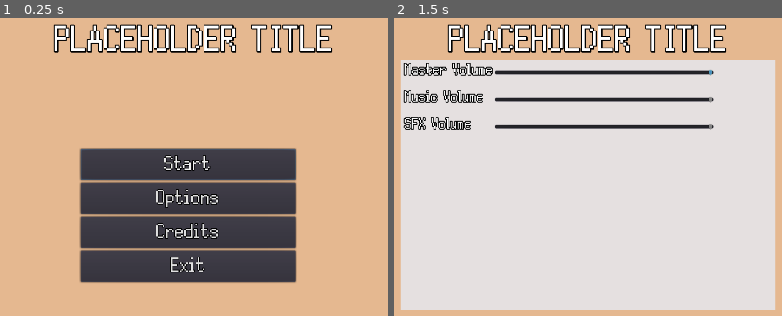
Above: before the commit, frames 1-2 (left to right).
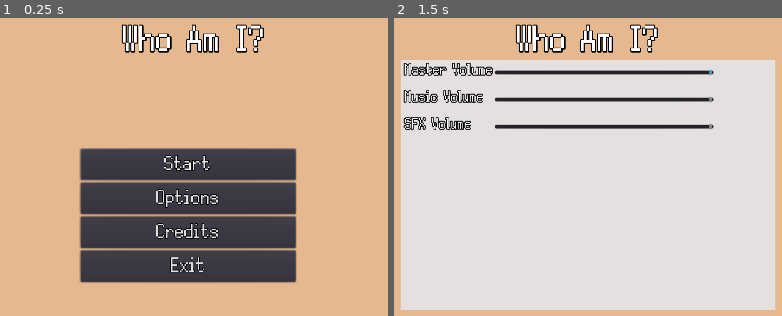
Above: after the commit, the same moments.

Repository: Bmoel/GMTK-2023
Game: Godot game, scene res://Scenes/MainMenu/main_menu.tscn
The game is run twice, just before and just after one commit, with the same random seed, the same clock (stepped at 60 frames per second) and the same inputs.
Inputs:
- Up to frame 1 (0.25 s): no input
- Up to frame 2 (1.5 s): click "Options" at 0.5 s; click "Credits" at 1.25 s

The runs differ from the first frame. In frame 1, 4.2% of the frame differs, in the area x 13-86%, y 2-12%; in frame 2, 4.2%.

Commit message:
audio jungle

Diff:
--- a/game/Scenes/Executive/Executive.gd
+++ b/game/Scenes/Executive/Executive.gd
@@ -5,18 +5,28 @@
 var _characters = []
 var _currentCharID:int
 var _pendingDialogueKey:String
+var fade_in = true
 onready var decisionButtons = $ButtonLayer/DecisionButtons
 onready var blink = $Blink/AnimationPlayer
 onready var canvasVis = $Blink
+onready var bg_music = $bg
+
 
 # Called when the node enters the scene tree for the first time.
 func _ready():
 	# warning-ignore:return_value_discarded
 	decisionButtons.connect("recenter_buttons", self, "_recenter_buttons")
+	init_bg()
+	init_button()
 	initializeCharacters()
 	playBlink()
 	playGame()
 
+func _process(delta):
+	if fade_in:
+		bg_music.volume_db += 30*delta
+		if bg_music.volume_db >= -10:
+			fade_in = false
 """
 /*
 * @pre Called once to initialize Character objects
@@ -173,3 +183,36 @@
 	blink.play("Blink")
 	yield(blink, "animation_finished")
 	canvasVis.visible = false
+"""
+/*
+* @pre Called during ready function
+* @post BG playing
+* @param None
+* @return None
+* Initializes the background music
+*/
+"""
+func init_bg():
+	bg_music.volume_db = -60
+	bg_music.play()
+
+"""
+/*
+* @pre Called during ready function
+* @post buttons added to group "my_buttons"
+* @param None
+* @return None
+* Initializes the background music
+*/
+"""
+func init_button():
+	for button in get_tree().get_nodes_in_group("my_buttons"):
+		button.connect("mouse_entered", self, "_mouse_button_entered")
+		button.connect("focus_entered", self, "_mouse_button_entered")
+		button.connect("button_down", self, "_button_down")
+
+
+func _mouse_button_entered():
+	$click.play()
+func _button_down():
+	$button_down.play()
--- a/game/Scenes/Executive/Executive.tscn
+++ b/game/Scenes/Executive/Executive.tscn
@@ -1,10 +1,13 @@
-[gd_scene load_steps=22 format=2]
+[gd_scene load_steps=25 format=2]
 
 [ext_resource path="res://Scenes/Executive/Executive.gd" type="Script" id=1]
 [ext_resource path="res://Scenes/Executive/DecisionButtons.gd" type="Script" id=2]
 [ext_resource path="res://Assets/Font/Silver.ttf" type="DynamicFontData" id=3]
 [ext_resource path="res://Scenes/textBox/textBox.tscn" type="PackedScene" id=4]
 [ext_resource path="res://Assets/ButtonStyle.tres" type="DynamicFont" id=5]
+[ext_resource path="res://Assets/sfx/spacebg.wav" type="AudioStream" id=6]
+[ext_resource path="res://Assets/sfx/myTongue.wav" type="AudioStream" id=7]
+[ext_resource path="res://Assets/sfx/click.wav" type="AudioStream" id=8]
 
 [sub_resource type="Environment" id=13]
 background_mode = 4
@@ -235,7 +238,7 @@
 custom_constants/separation = 40
 script = ExtResource( 2 )
 
-[node name="b1" type="Button" parent="ButtonLayer/DecisionButtons"]
+[node name="b1" type="Button" parent="ButtonLayer/DecisionButtons" groups=["my_buttons"]]
 margin_right = 400.0
 margin_bottom = 95.0
 grow_horizontal = 2
@@ -248,7 +251,7 @@
 custom_styles/normal = SubResource( 5 )
 text = "Option 1"
 
-[node name="b2" type="Button" parent="ButtonLayer/DecisionButtons"]
+[node name="b2" type="Button" parent="ButtonLayer/DecisionButtons" groups=["my_buttons"]]
 margin_top = 135.0
 margin_right = 400.0
 margin_bottom = 230.0
@@ -261,7 +264,7 @@
 custom_styles/normal = SubResource( 6 )
 text = "Option 2"
 
-[node name="b3" type="Button" parent="ButtonLayer/DecisionButtons"]
+[node name="b3" type="Button" parent="ButtonLayer/DecisionButtons" groups=["my_buttons"]]
 margin_top = 270.0
 margin_right = 400.0
 margin_bottom = 365.0
@@ -274,7 +277,7 @@
 custom_styles/normal = SubResource( 7 )
 text = "Option 3"
 
-[node name="b4" type="Button" parent="ButtonLayer/DecisionButtons"]
+[node name="b4" type="Button" parent="ButtonLayer/DecisionButtons" groups=["my_buttons"]]
 margin_top = 405.0
 margin_right = 400.0
 margin_bottom = 500.0
@@ -313,6 +316,21 @@
 custom_fonts/font = SubResource( 16 )
 custom_styles/fg = SubResource( 17 )
 
+[node name="bg" type="AudioStreamPlayer" parent="."]
+stream = ExtResource( 6 )
+volume_db = -10.0
+bus = "Music"
+
+[node name="click" type="AudioStreamPlayer" parent="."]
+stream = ExtResource( 8 )
+volume_db = 24.0
+bus = "SFX"
+
+[node name="button_down" type="AudioStreamPlayer" parent="."]
+stream = ExtResource( 7 )
+volume_db = 4.0
+bus = "SFX"
+
 [connection signal="pressed" from="ButtonLayer/DecisionButtons/b1" to="ButtonLayer/DecisionButtons" method="_on_b1_pressed"]
 [connection signal="pressed" from="ButtonLayer/DecisionButtons/b2" to="ButtonLayer/DecisionButtons" method="_on_b2_pressed"]
 [connection signal="pressed" from="ButtonLayer/DecisionButtons/b3" to="ButtonLayer/DecisionButtons" method="_on_b3_pressed"]
--- a/game/Scenes/MainMenu/main_menu.tscn
+++ b/game/Scenes/MainMenu/main_menu.tscn
@@ -32,7 +32,7 @@
 custom_colors/font_outline_modulate = Color( 0, 0, 0, 1 )
 custom_colors/font_color_shadow = Color( 0, 0, 0, 1 )
 custom_fonts/font = ExtResource( 4 )
-text = "PLACEHOLDER TITLE"
+text = "Who Am I?"
 align = 1
 valign = 1
 
Not shown, added: game/Assets/sfx/spacebg.wav.import
Not shown, changed: game/Assets/sfx/mainmenu.wav
Not shown, added: game/Assets/sfx/spacebg.wav
